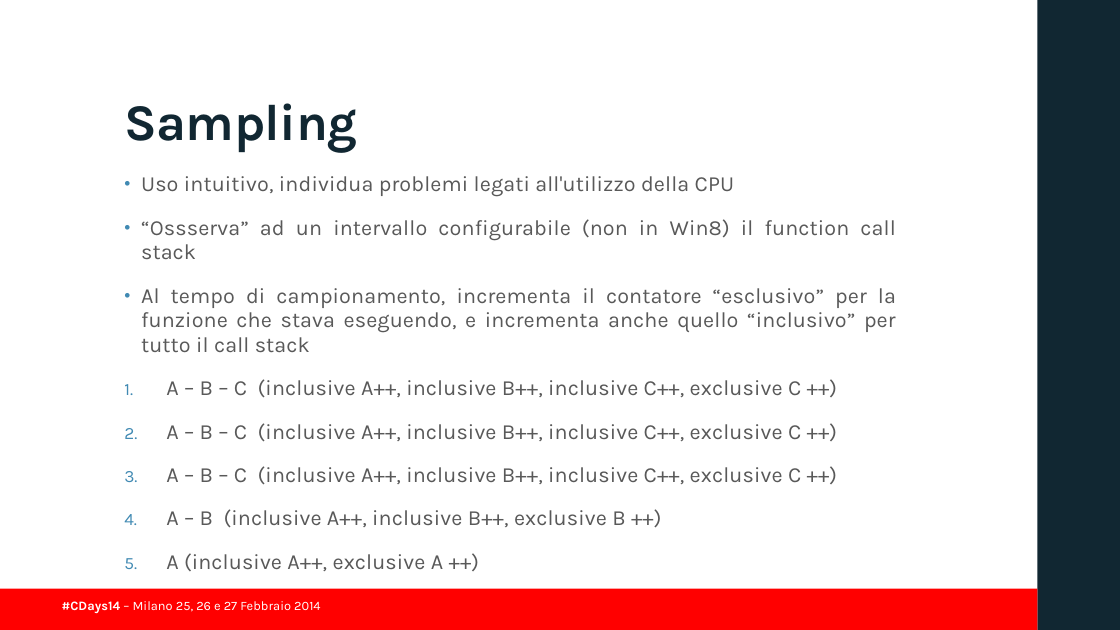
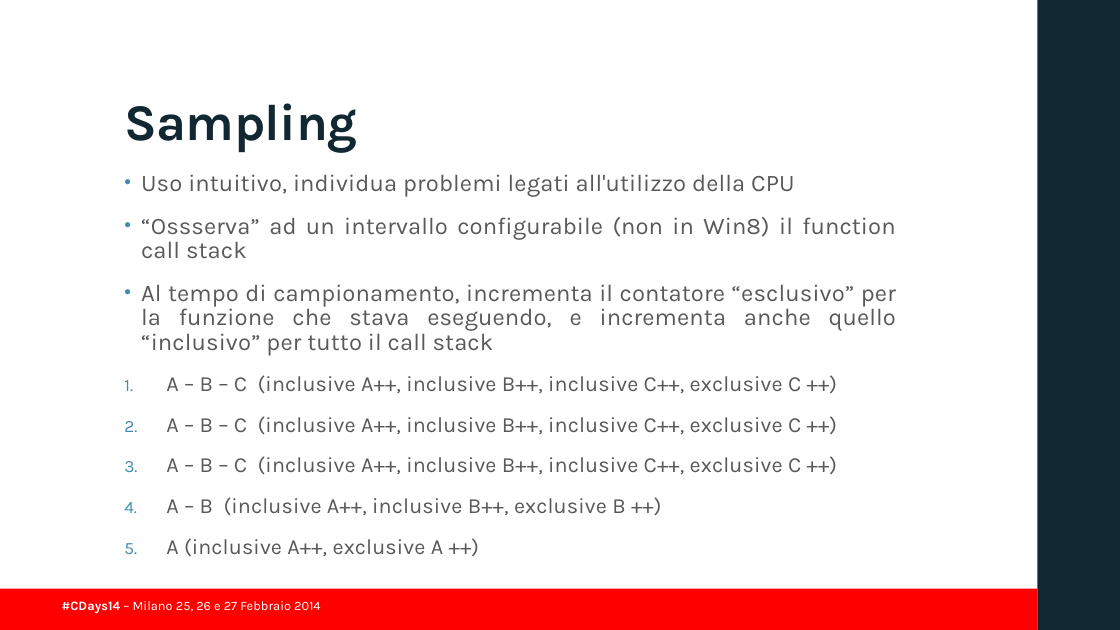
Before and after one commit to guidop/CDays14, a slide deck: slide 24 of presentazioneCDAYS2014.pptx (slide 22 before the commit). Drawn at 1120x630 pixels with LibreOffice and Linux fonts; fonts in the diff are those of the drawing; background and template pictures are left out. Boxes give left, top, right and bottom in pixels: in the first picture for what was removed or moved away, otherwise in the second. Text is boxed around its words. In the diff, an @@ line names an element or a change of style, - is before the commit and + after.

```diff
--- a/presentazioneCDAYS2014.pptx
+++ b/presentazioneCDAYS2014.pptx
@@ text "Uso intuitivo, individua problemi legati ..." at box(141, 174, 896, 556): size 18.5 to 20.4 pt in "Uso intuitivo, individua problemi legati all'utilizzo della ...", "“Ossserva” ad un intervallo configurabile (non in ...", "Al tempo di campionamento, incrementa il contatore ..."; line spacing 0.95 to 0.85 @@
```
Also in this commit, not shown: 8 other slides changed, 2 slides added.
